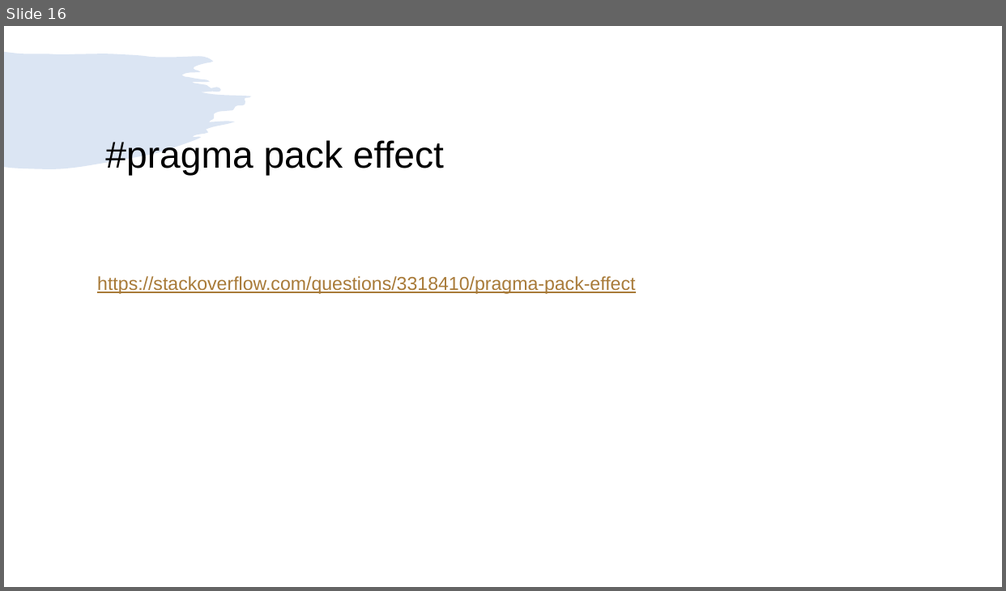
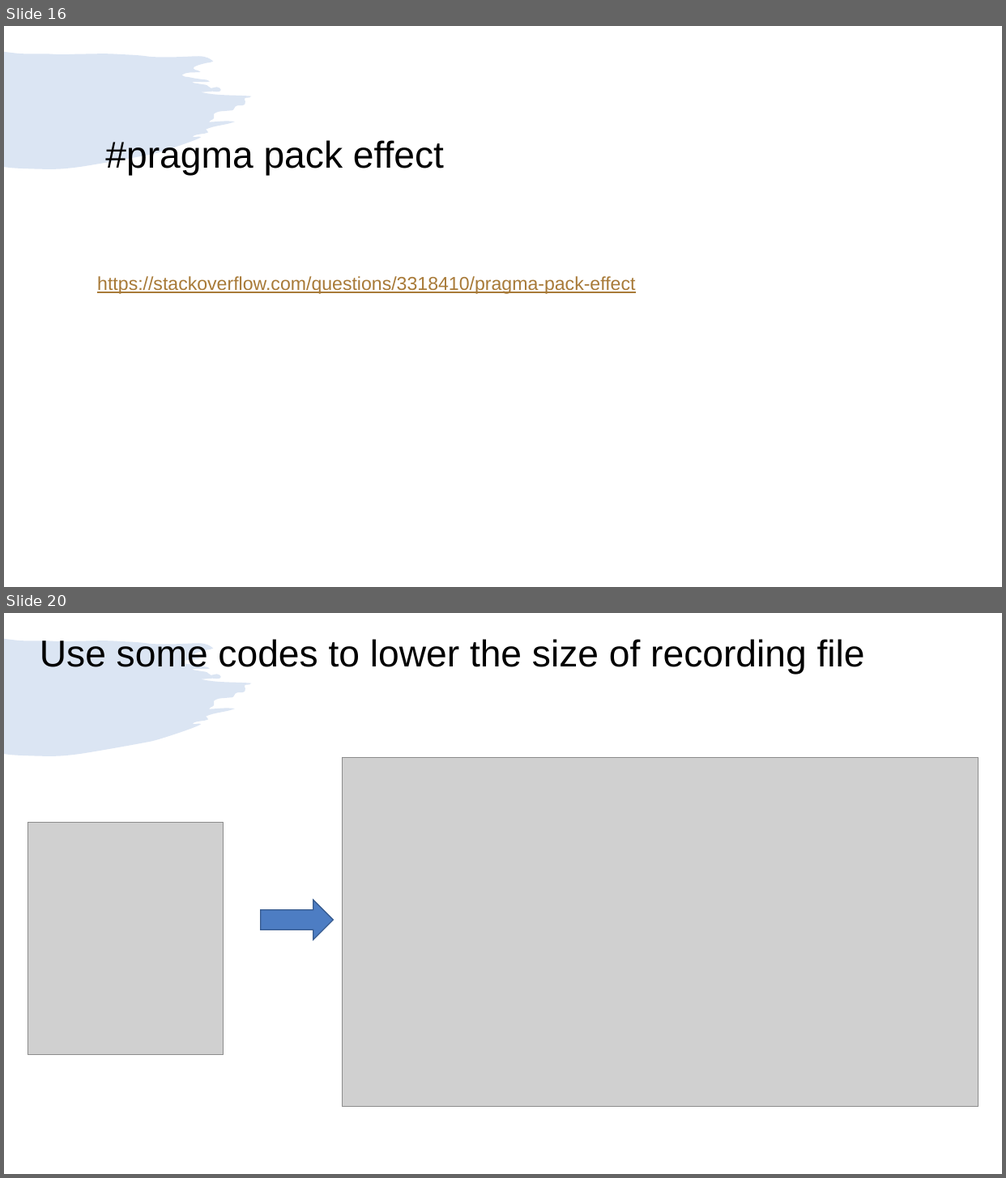
Before and after one commit to girishlande/CPlusPlus, a slide deck: learnings.pptx. Shown one above the other, each under a label of ours: slide 16 before the commit, slides 16 and 20 after it; the slides between them are not shown. The pictures are 1006x591 and 1006x1178 pixels, drawn with LibreOffice and Linux fonts; fonts in the diff are those of the drawing; grey boxes stand for pictures. Boxes give left, top, right and bottom in pixels: in the first picture for what was removed or moved away, otherwise in the second. Text is boxed around its words. In the diff, an @@ line names an element or a change of style, - is before the commit and + after.

```diff
--- a/learnings.pptx
+++ b/learnings.pptx
@@ slide 20 added at (4,613,1002,1174), background #FFFFFF; not listed: 1 template element that a slide beside it also shows @@
@@ text added at (40,639,865,675), 36 pt, text #000000 @@
+Use some codes to lower the size of recording file
@@ picture added at (343,757,978,1107) @@
@@ picture added at (27,822,223,1055) @@
@@ right arrow added at (261,901,334,940), fill #4D7DC3, outline #395C90 1 pt @@
```
Also in this commit, not shown: 1 slide changed, 7 other slides added, 4 other files.
